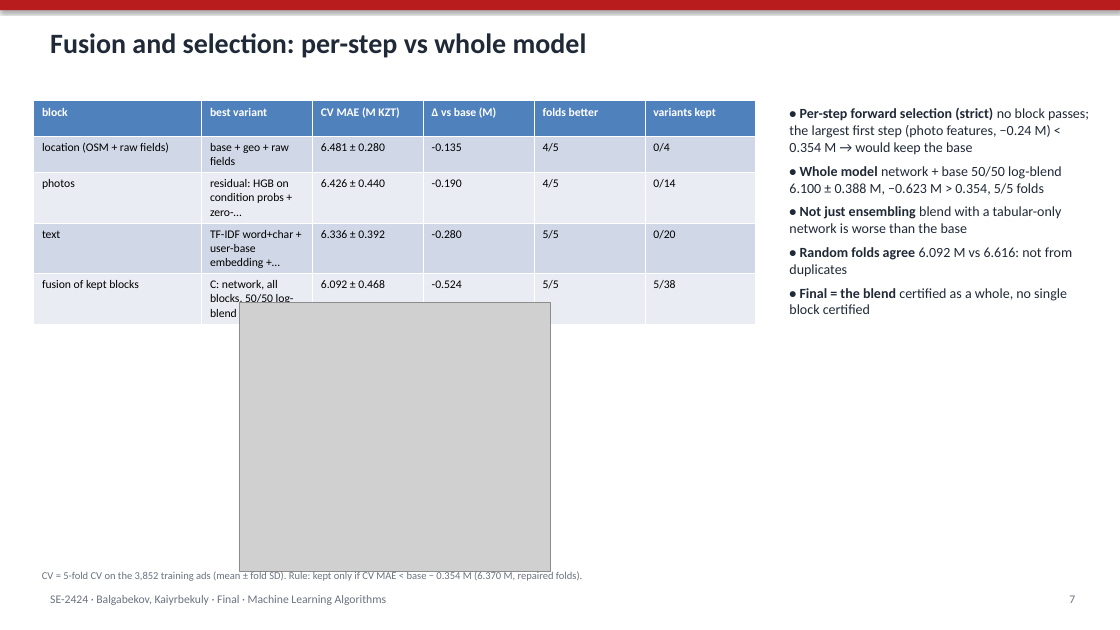
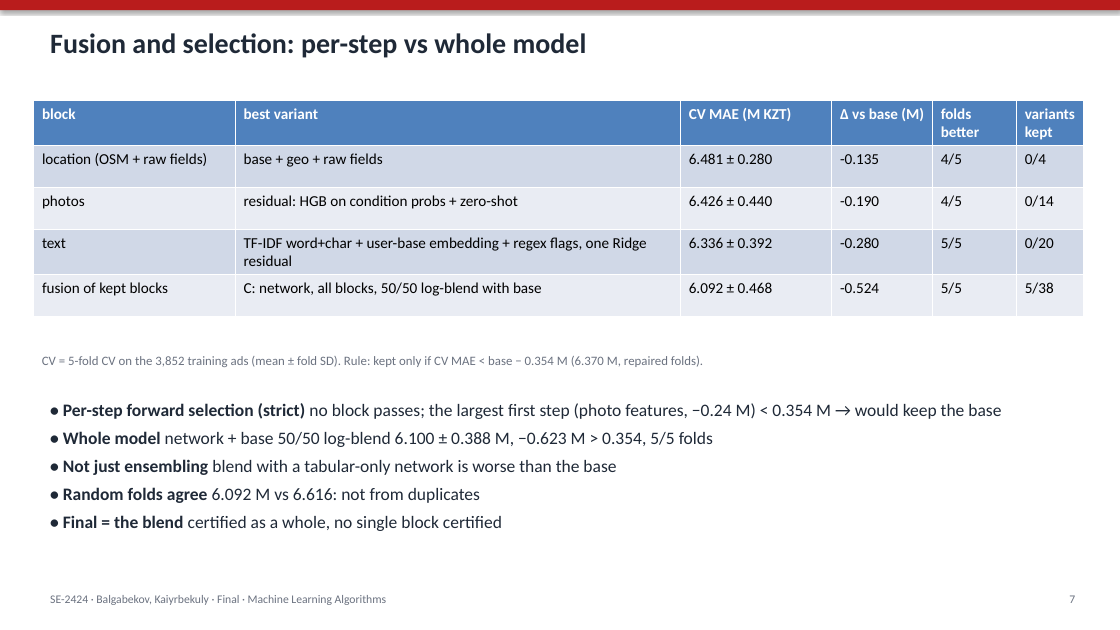
Before and after one commit to Newterios/mla_midtem, a slide deck: slide 7 of slides/Final_SE-2424_slides.pptx. Drawn at 1120x630 pixels with LibreOffice and Linux fonts; fonts in the diff are those of the drawing; grey boxes stand for pictures. Boxes give left, top, right and bottom in pixels: in the first picture for what was removed or moved away, otherwise in the second. Text is boxed around its words. In the diff, an @@ line names an element or a change of style, - is before the commit and + after.

Commit message:
Slides: one readable figure per slide, fusion table and figure split, test table with plain column names, real app screenshot; app: empty optional number boxes arrive as 0 and now mean 'not given', SHAP title kept inside the figure

```diff
--- a/slides/Final_SE-2424_slides.pptx
+++ b/slides/Final_SE-2424_slides.pptx
@@ table at (x1=34, y1=101, x2=1084, y2=311) @@
-row 3, column 2: residual: HGB on condition probs + zero-…
+row 3, column 2: residual: HGB on condition probs + zero-shot
-row 4, column 2: TF-IDF word+char + user-base embedding +…
+row 4, column 2: TF-IDF word+char + user-base embedding + regex flags, one Ridge residual
-row 5, column 2: C: network, all blocks, 50/50 log-blend …
+row 5, column 2: C: network, all blocks, 50/50 log-blend with base
@@ size 10 to 13 pt in "block", "best variant", "CV MAE (M KZT)", "Δ vs base (M)" and 23 more places @@
@@ table resized from (x1=34, y1=101, x2=756, y2=321) to (x1=34, y1=101, x2=1084, y2=311) @@
@@ picture removed at (x1=239, y1=302, x2=550, y2=571) @@
@@ text "CV = 5-fold CV on ..." moved from (x1=42, y1=570, x2=582, y2=581) to (x1=42, y1=356, x2=703, y2=367) @@
@@ text "CV = 5-fold CV on ..." at (x1=42, y1=356, x2=703, y2=367): size 9 to 11 pt @@
@@ text "• Per-step forward selection (strict) ..." moved from (x1=789, y1=108, x2=1089, y2=314) to (x1=63, y1=403, x2=1001, y2=531) @@
@@ text "• Per-step forward selection (strict) ..." at (x1=63, y1=403, x2=1001, y2=531): size 12 to 15 pt @@
```
Also in this commit, not shown: 13 other slides changed, 3 slides added, 6 other files.
